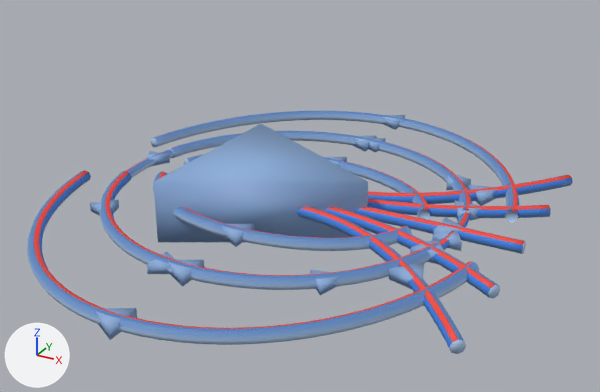
An edit to the Blender file assets/abilities/Magnet/Magnet.blend, drawn before and after from the same camera.
One viewpoint serves both versions: a 50 mm lens placed at (2.15, -3.75, 1.89), pointed at (0.08, 0.01, 0.01). The axes (+X, +Y, +Z) are drawn at lower left. The lights are the same throughout. The older version comes first.

Names of what the first picture shows: 'Chevron', 'FieldArcs', 'FieldFlares', 'FieldRing'.
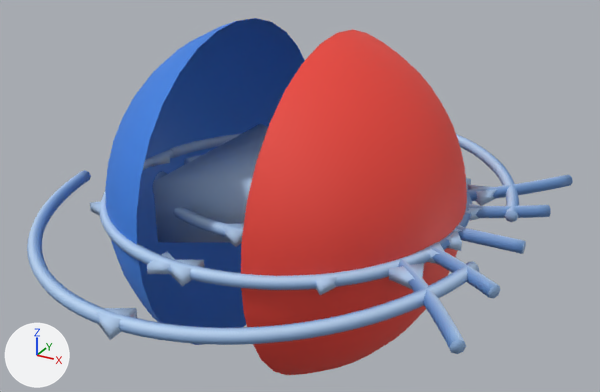
What differs and where, as boxes (x1, y1, x2, y2) in the pictures (600 x 392 px):
'PoleCaps', added
    after: (105, 18, 467, 375)
part 1 of me_fieldarcs, surface changed
    before: (27, 111, 519, 345)
    after: (27, 134, 519, 345)
part 2 of me_fieldflares, surface changed
    before: (296, 175, 573, 354)
    after: (389, 175, 573, 354)
part 3 of me_fieldring, surface changed
    before: (90, 138, 471, 295)
    after: (90, 149, 471, 295)
part 4 of me_chevron, surface changed (darker)
    before: (153, 124, 368, 242)
    after: (153, 124, 268, 242)

Patch to the scene script:
```diff
--- a/assets/abilities/Magnet/Magnet.blend.py
+++ b/assets/abilities/Magnet/Magnet.blend.py
@@ me_fieldarcs @@
 me_fieldarcs.from_pydata(...)  # 2016 vertices, 2046 faces; spans x -1.23..1.23, y -1.59..1.59, z -0.04..0.04
 # used by ob_fieldarcs; location = (0.0, 0.0, 0.0)
+# me_fieldarcs part 1: 1806 kept faces spanning x -1.23..1.23, y -1.59..1.59, z -0.04..0.04 get new texture (UV) coordinates
 me_fieldarcs.materials.append(mat_magnetfield)
@@ me_fieldflares @@
 me_fieldflares.from_pydata(...)  # 880 vertices, 905 faces; spans x 0.15..1.38, y -1.01..1.01, z -0.04..0.04
 # used by ob_fieldflares; location = (0.0, 0.0, 0.0)
+# me_fieldflares part 2: 805 kept faces spanning x 0.15..1.38, y -1.01..1.01, z -0.04..0.04 get new texture (UV) coordinates
 me_fieldflares.materials.append(mat_magnetfield)
@@ me_fieldring @@
 me_fieldring.from_pydata(...)  # 570 vertices, 568 faces; spans x -1.08..1.08, y -1.08..1.08, z -0.03..0.03
 # used by ob_fieldring; location = (0.0, 0.0, 0.0)
+# me_fieldring part 3: 504 kept faces spanning x -1.08..1.08, y -1.08..1.08, z -0.03..0.03 get new texture (UV) coordinates
 me_fieldring.materials.append(mat_magnetfield)
@@ me_chevron @@
 me_chevron.from_pydata(...)  # 6 vertices, 5 faces; spans x -0.5..0.5, y -0.55..0.55, z -0.18..0.18
 # used by ob_chevron; location = (0.0, 0.0, 0.0)
+# me_chevron part 4: 5 kept faces spanning x -0.5..0.5, y -0.55..0.55, z -0.18..0.18 get new texture (UV) coordinates
 me_chevron.materials.append(mat_magnetfield)
@@ me_polecaps @@
+me_polecaps.from_pydata(...)  # 770 vertices, 768 faces; spans x -1.0..1.0, y -0.95..0.95, z -0.95..0.95
+me_polecaps.polygons.foreach_set('use_smooth', [True] * 768)
+me_polecaps.materials.append(mat_magnetfield)  # picture img_magnetfield
@@ ob_polecaps @@
+ob_polecaps = bpy.data.objects.new('PoleCaps', me_polecaps)
+ob_polecaps.location = (0.0, 0.0, 0.0)
```
